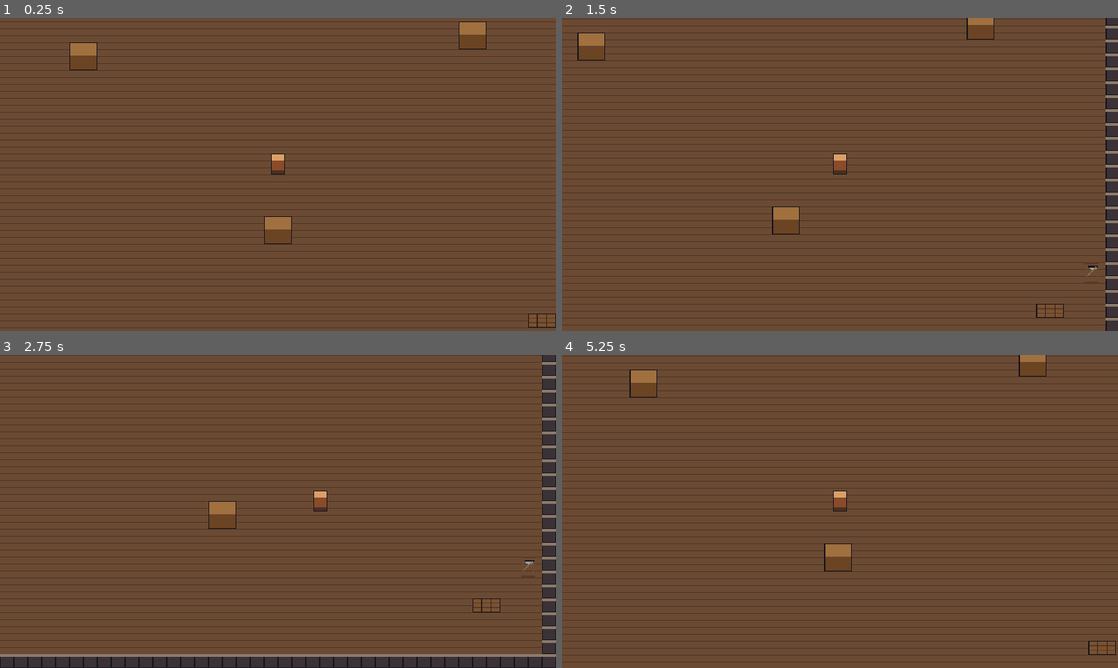
Above: before the commit, frames 1-4 (two rows, left to right).
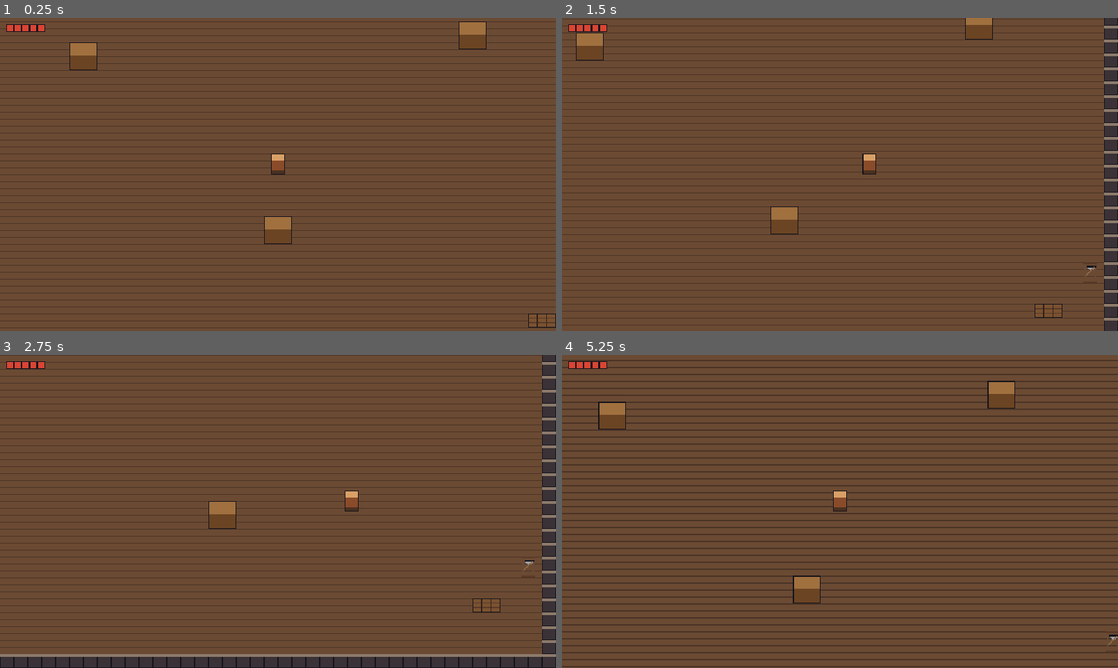
Above: after the commit, the same moments.

Repository: Nahidacute2710/TheLastHearth
Game: Godot game, scene res://scenes/main/main.tscn
Same seed, same stepped clock (60 frames per second), same inputs: the game is played once before the commit and once after it.
Inputs (mouse positions are in pixels of both pictures, inside the frame that each line leads up to):
- Up to frame 1 (0.25 s): no input
- Up to frame 2 (1.5 s): tap Enter at 0.5 s; move the mouse to (962, 158) at 0.52 s; press the mouse at (962, 158) at 0.53 s; hold D (movement_right) 0.53-1.28 s; tap Space (dodge) at 0.8, 1.35 s; move the mouse to (728, 190) at 1.27 s; release the mouse at (728, 190) at 1.28 s; hold S (movement_down) from 1.28 s (still down); click (728, 190) at 1.42 s
- Up to frame 3 (2.75 s): tap E (interact) at 1.55 s; move the mouse to (333, 442) at 2.02 s; release S (movement_down) at 2.03 s; hold D (movement_right) from 2.03 s (still down); hold E (interact) from 2.03 s (still down); click (333, 442) at 2.3 s
- Up to frame 4 (5.25 s): move the mouse to (812, 574) at 2.77 s; release D (movement_right) at 2.78 s; release E (interact) at 2.78 s; hold W (movement_up) 2.78-3.53 s; click (812, 574) at 2.85 s; tap Space (dodge) at 3.05 s; move the mouse to (1006, 558) at 3.52 s; hold Space (dodge) 3.53-4.28 s; hold A (movement_left) 3.53-5.03 s; click (1006, 558) at 3.67 s; tap E (interact) at 3.8, 4.35 s; tap Tab (inventory) at 4.15 s; move the mouse to (673, 464) at 4.27 s; click (673, 464) at 4.55 s; tap Escape (pause) at 4.9 s; move the mouse to (867, 511) at 5.02 s; press the mouse at (867, 511) at 5.03 s; hold S (movement_down) from 5.03 s (still down)

The runs differ from the first frame. In frame 1, 0.2% of the frame differs, in the area x 1-9%, y 2-5%; in frame 2, 1.3%; in frame 3, 0.5%; in frame 4, 31%, in the area x 0-100%, y 0-100%.

Commit message:
feat(player): health, dodge, death and respawn in tavern
- PlayerData resource (innkeeper.tres): movement, health, i-frames, dodge
- Player hurtbox + health, hurt knockback, dodge with shared i-frames
- Death returns to the tavern with full health; HUD health pips
- Debug keys F4 heal, F9 kill, F10 spawn miner, F11 god mode
- Tests for damage, i-frames, dodge, god mode, death respawn

Co-Authored-By: Claude Opus 5.5 <noreply@anthropic.com>
Claude-Session: https://claude.ai/code/session_01FpMZkMPH9x2XWYNUcd4vQ7

Diff:
--- /dev/null
+++ b/the-last-hearth/data/characters/innkeeper.tres
@@ -0,0 +1,17 @@
+[gd_resource type="Resource" script_class="PlayerData" format=3]
+
+[ext_resource type="Script" path="res://scripts/data/player_data.gd" id="1_script"]
+
+[resource]
+script = ExtResource("1_script")
+max_speed = 80.0
+acceleration = 800.0
+friction = 1000.0
+max_health = 5
+hurt_invulnerability = 0.8
+hurt_knockback_time = 0.15
+death_delay = 0.6
+dodge_speed = 220.0
+dodge_duration = 0.18
+dodge_invulnerability = 0.22
+dodge_cooldown = 0.6
--- a/the-last-hearth/scenes/characters/player.gd
+++ b/the-last-hearth/scenes/characters/player.gd
@@ -1,43 +1,114 @@
 class_name Player
 extends CharacterBody2D
-## Player body: top-down 8-direction movement and attack input.
-## Origin is at the feet so y-sorting works.
+## Player body: movement, attack and dodge input, health, hurt reaction and death.
+## Stats come from PlayerData. Origin is at the feet so y-sorting works.
 
 ## A swing of the equipped weapon hit a hurtbox (the level uses this for hit-stop).
 signal attack_landed(hurtbox: HurtboxComponent)
+## Health reached 0. The level handles the return to the tavern.
+signal died
 
-@export var max_speed: float = 80.0
-@export var acceleration: float = 800.0
-@export var friction: float = 1000.0
+enum State { NORMAL, DODGE, KNOCKBACK, DEAD }
+
+const INVULNERABLE_BLINK_INTERVAL: float = 0.08
+const DODGE_ALPHA: float = 0.5
+const DEAD_TINT: Color = Color(0.55, 0.25, 0.25)
+
+@export var data: PlayerData
+
+var state: State = State.NORMAL
+
+var _state_time_left: float = 0.0
+var _dodge_cooldown_left: float = 0.0
+var _dodge_velocity: Vector2 = Vector2.ZERO
+var _blink_time: float = 0.0
 
 @onready var _camera: Camera2D = %Camera
 @onready var _attack: PlayerAttack = %WeaponPivot
+@onready var _sprite: Sprite2D = %Sprite
+@onready var _health: HealthComponent = %Health
+@onready var _hurtbox: HurtboxComponent = %Hurtbox
 
 
 func _ready() -> void:
 	_attack.attack_landed.connect(_on_attack_landed)
+	_health.health_changed.connect(_on_health_changed)
+	_health.died.connect(_on_died)
+	_hurtbox.hurt.connect(_on_hurt)
+	_health.reset(data.max_health)
 
 
 func _physics_process(delta: float) -> void:
-	var direction: Vector2 = Input.get_vector(&"movement_left", &"movement_right", &"movement_up", &"movement_down")
-	var speed: float = max_speed
-	if _attack.is_swinging() and GameState.equipped_weapon != null:
-		speed *= GameState.equipped_weapon.swing_move_factor
-	if direction != Vector2.ZERO:
-		velocity = velocity.move_toward(direction * speed, acceleration * delta)
-	else:
-		velocity = velocity.move_toward(Vector2.ZERO, friction * delta)
+	_state_time_left = maxf(_state_time_left - delta, 0.0)
+	_dodge_cooldown_left = maxf(_dodge_cooldown_left - delta, 0.0)
+	match state:
+		State.NORMAL:
+			_move(delta)
+		State.DODGE:
+			velocity = _dodge_velocity
+			if _state_time_left <= 0.0:
+				state = State.NORMAL
+		State.KNOCKBACK:
+			velocity = velocity.move_toward(Vector2.ZERO, data.friction * delta)
+			if _state_time_left <= 0.0:
+				state = State.NORMAL
+		State.DEAD:
+			velocity = Vector2.ZERO
 	move_and_slide()
+	_update_visual(delta)
 
 
 func _unhandled_input(event: InputEvent) -> void:
+	if state == State.DEAD:
+		return
 	if event.is_action_pressed(&"attack"):
 		attack_towards(get_global_mouse_position() - _attack.global_position)
+	elif event.is_action_pressed(&"dodge"):
+		var direction: Vector2 = Input.get_vector(&"movement_left", &"movement_right", &"movement_up", &"movement_down")
+		if direction == Vector2.ZERO:
+			direction = get_global_mouse_position() - _attack.global_position
+		dodge(direction)
 
 
 ## Swings the equipped weapon toward a direction. Returns true when a swing started.
 func attack_towards(direction: Vector2) -> bool:
+	if state != State.NORMAL:
+		return false
 	return _attack.attack_towards(direction)
+
+
+## Short dash with i-frames. Returns true when the dodge started.
+func dodge(direction: Vector2) -> bool:
+	if state != State.NORMAL or _dodge_cooldown_left > 0.0:
+		return false
+	var dash_direction: Vector2 = direction.normalized() if direction != Vector2.ZERO else Vector2.DOWN
+	_dodge_velocity = dash_direction * data.dodge_speed
+	state = State.DODGE
+	_state_time_left = data.dodge_duration
+	_dodge_cooldown_left = data.dodge_cooldown
+	_hurtbox.start_invulnerability(data.dodge_invulnerability)
+	return true
+
+
+func is_dead() -> bool:
+	return state == State.DEAD
+
+
+func get_health() -> HealthComponent:
+	return _health
+
+
+func heal_full() -> void:
+	if state != State.DEAD:
+		_health.reset()
+
+
+func set_god_mode(enabled: bool) -> void:
+	_hurtbox.debug_invulnerable = enabled
+
+
+func is_god_mode() -> bool:
+	return _hurtbox.debug_invulnerable
 
 
 ## Called by the room that owns the player. Rect is in pixels, in the room's coordinates.
@@ -48,5 +119,50 @@
 	_camera.limit_bottom = rect.end.y
 
 
+func _move(delta: float) -> void:
+	var direction: Vector2 = Input.get_vector(&"movement_left", &"movement_right", &"movement_up", &"movement_down")
+	var speed: float = data.max_speed
+	if _attack.is_swinging() and GameState.equipped_weapon != null:
+		speed *= GameState.equipped_weapon.swing_move_factor
+	if direction != Vector2.ZERO:
+		velocity = velocity.move_toward(direction * speed, data.acceleration * delta)
+	else:
+		velocity = velocity.move_toward(Vector2.ZERO, data.friction * delta)
+
+
+func _update_visual(delta: float) -> void:
+	_blink_time += delta
+	if state == State.DEAD:
+		_sprite.modulate = DEAD_TINT
+	elif state == State.DODGE:
+		_sprite.modulate = Color(1.0, 1.0, 1.0, DODGE_ALPHA)
+	elif _hurtbox.is_invulnerable() and not _hurtbox.debug_invulnerable:
+		var visible_phase: bool = int(_blink_time / INVULNERABLE_BLINK_INTERVAL) % 2 == 0
+		_sprite.modulate = Color(1.0, 1.0, 1.0, 1.0 if visible_phase else 0.3)
+	else:
+		_sprite.modulate = Color.WHITE
+
+
 func _on_attack_landed(hurtbox: HurtboxComponent) -> void:
 	attack_landed.emit(hurtbox)
+
+
+func _on_health_changed(current: int, maximum: int) -> void:
+	EventBus.player_health_changed.emit(current, maximum)
+
+
+func _on_hurt(_damage: int, knockback: Vector2, _source: Node2D) -> void:
+	if state == State.DEAD:
+		return
+	_hurtbox.start_invulnerability(data.hurt_invulnerability)
+	velocity = knockback
+	state = State.KNOCKBACK
+	_state_time_left = data.hurt_knockback_time
+
+
+func _on_died() -> void:
+	state = State.DEAD
+	_sprite.rotation_degrees = 90.0
+	_hurtbox.set_deferred(&"monitorable", false)
+	died.emit()
+	EventBus.player_died.emit()
--- a/the-last-hearth/scenes/characters/player.tscn
+++ b/the-last-hearth/scenes/characters/player.tscn
@@ -6,6 +6,9 @@
 [ext_resource type="Script" path="res://scenes/characters/player_attack.gd" id="4_attack"]
 [ext_resource type="Texture2D" path="res://assets/effects/vfx_swing_placeholder.png" id="5_swing"]
 [ext_resource type="Script" path="res://scripts/components/hitbox_component.gd" id="6_hitbox"]
+[ext_resource type="Resource" path="res://data/characters/innkeeper.tres" id="7_data"]
+[ext_resource type="Script" path="res://scripts/components/health_component.gd" id="8_health"]
+[ext_resource type="Script" path="res://scripts/components/hurtbox_component.gd" id="9_hurtbox"]
 
 [sub_resource type="CircleShape2D" id="CircleShape2D_feet"]
 radius = 5.0
@@ -13,13 +16,18 @@
 [sub_resource type="CircleShape2D" id="CircleShape2D_swing"]
 radius = 11.0
 
+[sub_resource type="RectangleShape2D" id="RectangleShape2D_hurt"]
+size = Vector2(10, 18)
+
 [node name="Player" type="CharacterBody2D"]
 collision_layer = 2
 collision_mask = 1
 motion_mode = 1
 script = ExtResource("1_script")
+data = ExtResource("7_data")
 
-[node name="Sprite2D" type="Sprite2D" parent="."]
+[node name="Sprite" type="Sprite2D" parent="."]
+unique_name_in_owner = true
 texture = ExtResource("2_sprite")
 offset = Vector2(0, -16)
 
@@ -52,3 +60,19 @@
 
 [node name="CollisionShape2D" type="CollisionShape2D" parent="WeaponPivot/Hitbox"]
 shape = SubResource("CircleShape2D_swing")
+
+[node name="Health" type="Node" parent="."]
+unique_name_in_owner = true
+script = ExtResource("8_health")
+
+[node name="Hurtbox" type="Area2D" parent="." node_paths=PackedStringArray("health")]
+unique_name_in_owner = true
+collision_layer = 8
+collision_mask = 0
+monitoring = false
+script = ExtResource("9_hurtbox")
+health = NodePath("../Health")
+
+[node name="CollisionShape2D" type="CollisionShape2D" parent="Hurtbox"]
+position = Vector2(0, -9)
+shape = SubResource("RectangleShape2D_hurt")
--- a/the-last-hearth/scenes/main/debug_tools.gd
+++ b/the-last-hearth/scenes/main/debug_tools.gd
@@ -1,6 +1,10 @@
 extends Node
 ## Debug-only hotkeys for quick playtesting. Freed immediately in release builds.
-## F1: toggle EN/VI · F2: go to the mine · F3: go to the tavern.
+## F1: toggle EN/VI · F2: go to the mine · F3: go to the tavern
+## F4: heal to full · F9: kill the player · F10: spawn a Hollow Miner next to the player · F11: toggle god mode
+
+const MINER_SCENE: PackedScene = preload("res://scenes/enemies/hollow_miner.tscn")
+const SPAWN_OFFSET: Vector2 = Vector2(40.0, 0.0)
 
 
 func _ready() -> void:
@@ -23,3 +27,26 @@
 			SceneRouter.go_to(SceneRouter.DUNGEON, &"entrance")
 		KEY_F3:
 			SceneRouter.go_to(SceneRouter.TAVERN, &"cellar_door")
+		KEY_F4:
+			var player: Player = _get_player()
+			if player != null:
+				player.heal_full()
+		KEY_F9:
+			var player: Player = _get_player()
+			if player != null:
+				player.get_health().take_damage(9999)
+		KEY_F10:
+			var level: Level = SceneRouter.get_current_level()
+			var player: Player = _get_player()
+			if level != null and player != null:
+				level.add_enemy(MINER_SCENE.instantiate() as Node2D, player.global_position + SPAWN_OFFSET)
+		KEY_F11:
+			var player: Player = _get_player()
+			if player != null:
+				player.set_god_mode(not player.is_god_mode())
+				print("Debug: god mode = %s" % player.is_god_mode())
+
+
+func _get_player() -> Player:
+	var level: Level = SceneRouter.get_current_level()
+	return level.get_player() if level != null else null
--- a/the-last-hearth/scenes/main/main.tscn
+++ b/the-last-hearth/scenes/main/main.tscn
@@ -3,6 +3,7 @@
 [ext_resource type="Script" path="res://scenes/main/main.gd" id="1_script"]
 [ext_resource type="PackedScene" path="res://scenes/ui/interaction_prompt.tscn" id="2_prompt"]
 [ext_resource type="Script" path="res://scenes/main/debug_tools.gd" id="3_debug"]
+[ext_resource type="PackedScene" path="res://scenes/ui/hud.tscn" id="4_hud"]
 
 [node name="Main" type="Node"]
 script = ExtResource("1_script")
@@ -14,6 +15,8 @@
 unique_name_in_owner = true
 layer = 10
 
+[node name="HUD" parent="UILayer" instance=ExtResource("4_hud")]
+
 [node name="InteractionPrompt" parent="UILayer" instance=ExtResource("2_prompt")]
 
 [node name="DebugTools" type="Node" parent="."]
--- /dev/null
+++ b/the-last-hearth/scenes/ui/hud.gd
@@ -0,0 +1,28 @@
+extends Control
+## Minimal HUD: player health pips in the top-left corner. No text, so nothing to translate.
+
+const PIP_SIZE: Vector2 = Vector2(7.0, 7.0)
+const PIP_GAP: float = 2.0
+const FULL_COLOR: Color = Color(0.85, 0.27, 0.2)
+const EMPTY_COLOR: Color = Color(0.2, 0.16, 0.16)
+const OUTLINE_COLOR: Color = Color(0.0862745, 0.0784314, 0.109804)
+
+var current_health: int = 0
+var max_health: int = 0
+
+
+func _ready() -> void:
+	EventBus.player_health_changed.connect(_on_player_health_changed)
+
+
+func _draw() -> void:
+	for i: int in max_health:
+		var rect: Rect2 = Rect2(Vector2(i * (PIP_SIZE.x + PIP_GAP), 0.0), PIP_SIZE)
+		draw_rect(rect.grow(1.0), OUTLINE_COLOR)
+		draw_rect(rect, FULL_COLOR if i < current_health else EMPTY_COLOR)
+
+
+func _on_player_health_changed(current: int, maximum: int) -> void:
+	current_health = current
+	max_health = maximum
+	queue_redraw()
--- /dev/null
+++ b/the-last-hearth/scenes/ui/hud.tscn
@@ -0,0 +1,13 @@
+[gd_scene format=3]
+
+[ext_resource type="Script" path="res://scenes/ui/hud.gd" id="1_script"]
+
+[node name="HUD" type="Control"]
+layout_mode = 3
+anchors_preset = 0
+offset_left = 8.0
+offset_top = 8.0
+offset_right = 108.0
+offset_bottom = 18.0
+mouse_filter = 2
+script = ExtResource("1_script")
--- a/the-last-hearth/scripts/core/event_bus.gd
+++ b/the-last-hearth/scripts/core/event_bus.gd
@@ -15,3 +15,8 @@
 
 ## An enemy died (loot and quests listen to this).
 signal enemy_died(enemy_data: EnemyData, position: Vector2)
+
+## Player health changed (HUD).
+signal player_health_changed(current: int, maximum: int)
+## Player health reached 0.
+signal player_died
--- a/the-last-hearth/scripts/core/level.gd
+++ b/the-last-hearth/scripts/core/level.gd
@@ -17,6 +17,7 @@
 func _ready() -> void:
 	_player.set_camera_limits(_get_room_rect_px())
 	_player.attack_landed.connect(_on_player_attack_landed)
+	_player.died.connect(_on_player_died)
 	for child: Node in _entities.get_children():
 		if child.has_method(&"set_target"):
 			child.call(&"set_target", _player)
@@ -75,3 +76,9 @@
 	var weapon: WeaponData = GameState.equipped_weapon
 	if weapon != null:
 		hit_stop(weapon.hit_stop_time)
+
+
+## Death: short pause, then wake up in the tavern with full health (new player instance).
+func _on_player_died() -> void:
+	await get_tree().create_timer(_player.data.death_delay, false).timeout
+	SceneRouter.go_to(SceneRouter.TAVERN, DEFAULT_SPAWN)
--- /dev/null
+++ b/the-last-hearth/scripts/data/player_data.gd
@@ -0,0 +1,23 @@
+class_name PlayerData
+extends Resource
+## Player stats. Instance: data/characters/innkeeper.tres. All numbers are starting values.
+
+@export_group("Movement")
+@export var max_speed: float = 80.0
+@export var acceleration: float = 800.0
+@export var friction: float = 1000.0
+
+@export_group("Health")
+@export var max_health: int = 5
+## Invulnerability after taking a hit (s).
+@export var hurt_invulnerability: float = 0.8
+## Seconds the player loses control while knocked back.
+@export var hurt_knockback_time: float = 0.15
+## Pause between dying and the fade back to the tavern (s).
+@export var death_delay: float = 0.6
+
+@export_group("Dodge")
+@export var dodge_speed: float = 220.0
+@export var dodge_duration: float = 0.18
+@export var dodge_invulnerability: float = 0.22
+@export var dodge_cooldown: float = 0.6
--- a/the-last-hearth/tests/test_mine_layout.gd
+++ b/the-last-hearth/tests/test_mine_layout.gd
@@ -6,6 +6,7 @@
 	router().call("go_to", &"dungeon", &"entrance")
 	await wait(0.8)
 	var body: CharacterBody2D = player()
+	body.call("set_god_mode", true)
 	body.global_position = Vector2(370, 180)
 	await hold(&"movement_right", 1.0)
 	check(body.global_position.x > 420.0, "walks through the R1 -> R2 doorway (x=%.1f)" % body.global_position.x)
--- /dev/null
+++ b/the-last-hearth/tests/test_player_combat.gd
@@ -0,0 +1,101 @@
+extends "res://tests/test_case.gd"
+
+const HitboxScript: Script = preload("res://scripts/components/hitbox_component.gd")
+
+
+## An enemy-style hitbox (mask 8 = PlayerHurtbox) sitting on the player.
+func _enemy_hitbox(at: Vector2) -> Area2D:
+	var hitbox: Area2D = HitboxScript.new() as Area2D
+	hitbox.collision_layer = 0
+	hitbox.collision_mask = 8
+	var shape: CollisionShape2D = CollisionShape2D.new()
+	var circle: CircleShape2D = CircleShape2D.new()
+	circle.radius = 10.0
+	shape.shape = circle
+	hitbox.add_child(shape)
+	level().add_child(hitbox)
+	hitbox.global_position = at
+	return hitbox
+
+
+func _health() -> Node:
+	return player().call("get_health")
+
+
+func test_hit_reduces_health_and_iframes_block_next_hit() -> void:
+	await start_main()
+	var body: CharacterBody2D = player()
+	body.global_position = Vector2(384, 240)
+	await wait_physics(2)
+	var hud: Control = main.find_child("HUD", true, false) as Control
+	check_eq(hud.get("current_health"), 5, "HUD shows full health at start")
+	var hitbox: Area2D = _enemy_hitbox(body.global_position + Vector2(0, -8))
+	hitbox.call("activate", 0.1)
+	await wait(0.15)
+	check_eq(_health().get("current_health"), 4, "hit removes 1 health")
+	check_eq(hud.get("current_health"), 4, "HUD updates")
+	hitbox.global_position = body.global_position + Vector2(0, -8)
+	hitbox.call("activate", 0.1)
+	await wait(0.15)
+	check_eq(_health().get("current_health"), 4, "i-frames block the next hit")
+	await wait(0.8)
+	hitbox.global_position = body.global_position + Vector2(0, -8)
+	hitbox.call("activate", 0.1)
+	await wait(0.15)
+	check_eq(_health().get("current_health"), 3, "hit lands after i-frames")
+
+
+func test_dodge_moves_grants_iframes_and_has_cooldown() -> void:
+	await start_main()
+	var body: CharacterBody2D = player()
+	body.global_position = Vector2(300, 240)
+	await wait_physics(2)
+	check(body.call("dodge", Vector2.RIGHT), "dodge starts")
+	check(not body.call("dodge", Vector2.RIGHT), "cannot dodge again during cooldown")
+	var hitbox: Area2D = _enemy_hitbox(body.global_position + Vector2(10, -8))
+	hitbox.call("activate", 0.1)
+	await wait(0.2)
+	check_eq(_health().get("current_health"), 5, "no damage while dodging")
+	check(body.global_position.x > 330.0, "dodge dashes in the given direction (x=%.1f)" % body.global_position.x)
+	await wait(0.6)
+	check(body.call("dodge", Vector2.LEFT), "dodge available after cooldown")
+
+
+func test_god_mode_blocks_damage() -> void:
+	await start_main()
+	var body: CharacterBody2D = player()
+	body.call("set_god_mode", true)
+	var hitbox: Area2D = _enemy_hitbox(body.global_position + Vector2(0, -8))
+	hitbox.call("activate", 0.1)
+	await wait(0.15)
+	check_eq(_health().get("current_health"), 5, "god mode takes no damage")
+
+
+func test_death_returns_to_tavern_with_full_health_and_keeps_weapon() -> void:
+	await start_main()
+	tree.root.get_node("GameState").call("equip_weapon", load("res://data/items/rusty_pickaxe.tres"))
+	router().call("go_to", &"dungeon", &"entrance")
+	await wait(0.8)
+	var old_player: CharacterBody2D = player()
+	old_player.call("get_health").call("take_damage", 99)
+	await tree.physics_frame
+	check(old_player.call("is_dead"), "player is dead")
+	check(not old_player.call("attack_towards", Vector2.RIGHT), "dead player cannot attack")
+	await wait(1.4)
+	check_eq(level().name, &"TavernMainHall", "wakes up in the tavern")
+	check_eq(_health().get("current_health"), 5, "full health after waking up")
+	check(tree.root.get_node("GameState").get("equipped_weapon") != null, "equipped weapon is kept")
+	var hud: Control = main.find_child("HUD", true, false) as Control
+	check_eq(hud.get("current_health"), 5, "HUD shows full health after waking up")
+
+
+func test_miner_attack_hurts_player() -> void:
+	await start_main()
+	var body: CharacterBody2D = player()
+	body.global_position = Vector2(384, 240)
+	var miner: CharacterBody2D = (load("res://scenes/enemies/hollow_miner.tscn") as PackedScene).instantiate() as CharacterBody2D
+	level().call("add_enemy", miner, body.global_position + Vector2(14, 0))
+	await wait(0.4)
+	check_eq(_health().get("current_health"), 5, "no damage during the wind-up")
+	await wait(0.5)
+	check_eq(_health().get("current_health"), 4, "the miner attack hurts the player")
Not shown, added: the-last-hearth/scenes/ui/hud.gd.uid
Not shown, added: the-last-hearth/scripts/data/player_data.gd.uid
Not shown, added: the-last-hearth/tests/test_player_combat.gd.uid
Not shown, changed: CHANGELOG.md
Not shown, changed: CLAUDE.md
Not shown, changed: the-last-hearth/docs/DECISION_LOG.md
Not shown, changed: the-last-hearth/docs/DEVELOPMENT_ROADMAP.md
Not shown, changed: the-last-hearth/docs/GAMEPLAY_SYSTEMS.md
